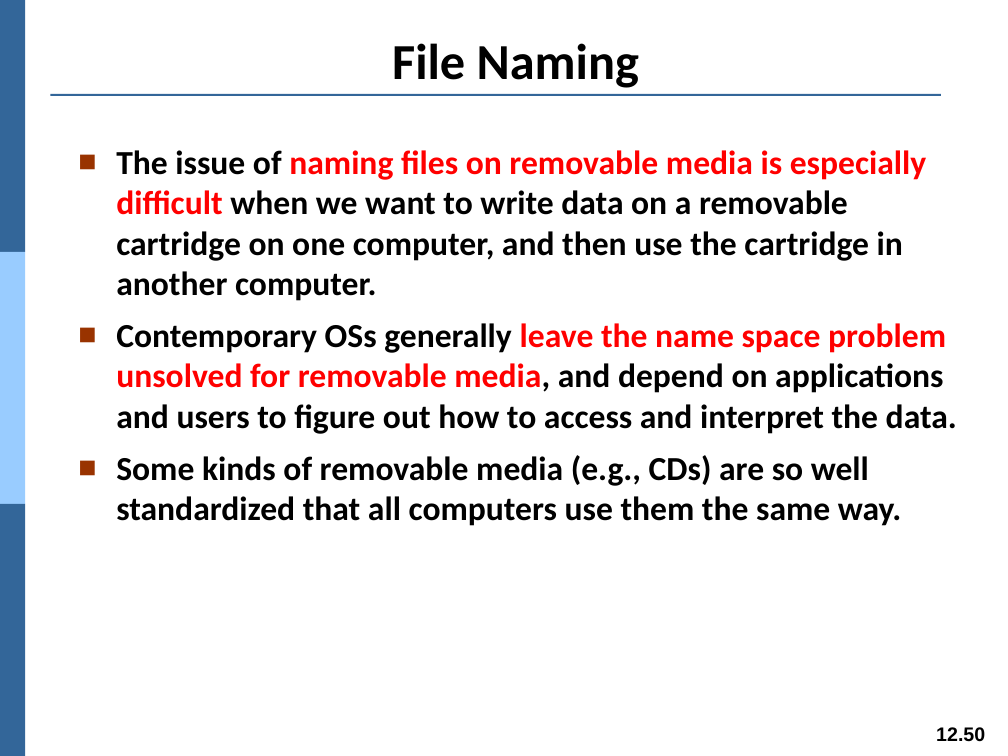
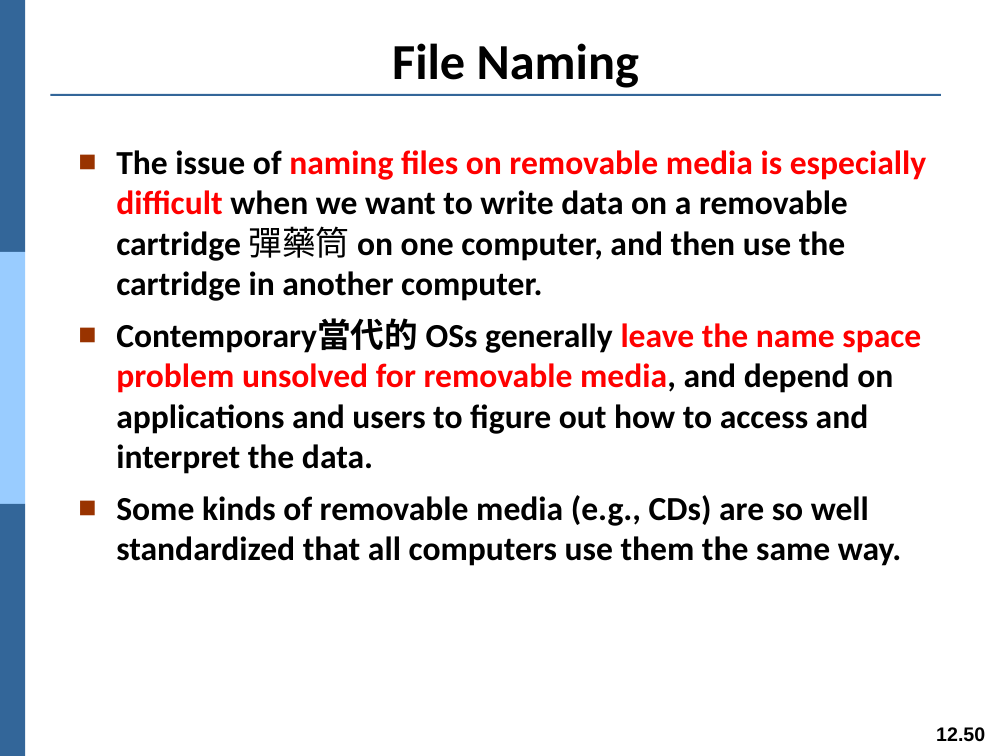
Before and after one commit to Yang09701194/OS_Learning, a slide deck: slide 50 of ch12.pptx. Drawn at 1008x756 pixels with LibreOffice and Linux fonts; fonts in the diff are those of the drawing. Boxes give left, top, right and bottom in pixels: in the first picture for what was removed or moved away, otherwise in the second. Text is boxed around its words. In the diff, an @@ line names an element or a change of style, - is before the commit and + after.

```diff
--- a/ch12.pptx
+++ b/ch12.pptx
@@ text at <box>116,150,926,474</box>: text changed @@
-■ The issue of naming files on removable media is especially difficult when we want to write data on a removable cartridge on one computer, and then use the cartridge in another computer.
-■ Contemporary OSs generally leave the name space problem unsolved for removable media, and depend on applications and users to figure out how to access and interpret the data.
+■ The issue of naming files on removable media is especially difficult when we want to write data on a removable cartridge 彈藥筒 on one computer, and then use the cartridge in another computer.
+■ Contemporary當代的 OSs generally leave the name space problem unsolved for removable media, and depend on applications and users to figure out how to access and interpret the data.
```
Also in this commit, not shown: 16 other slides changed.
